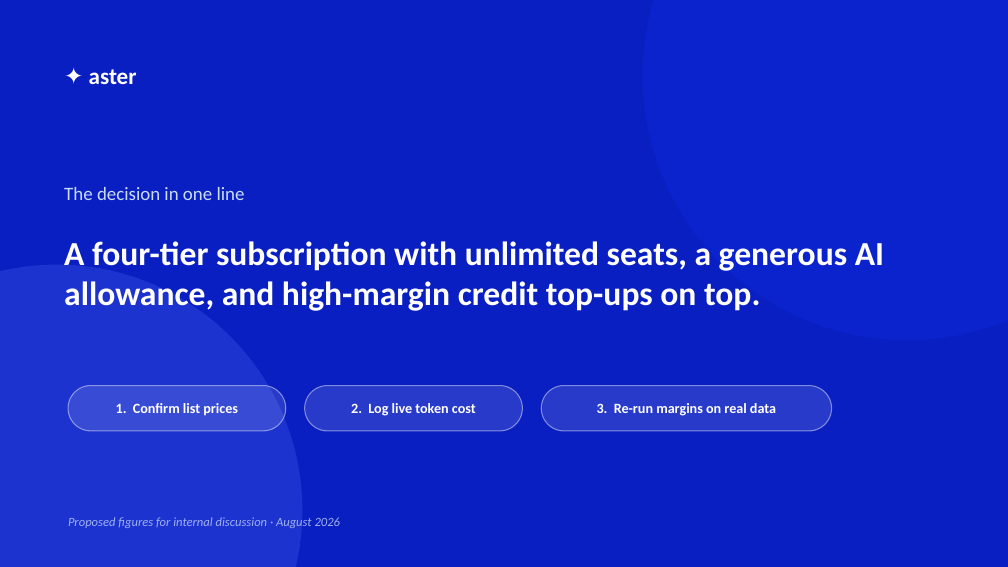
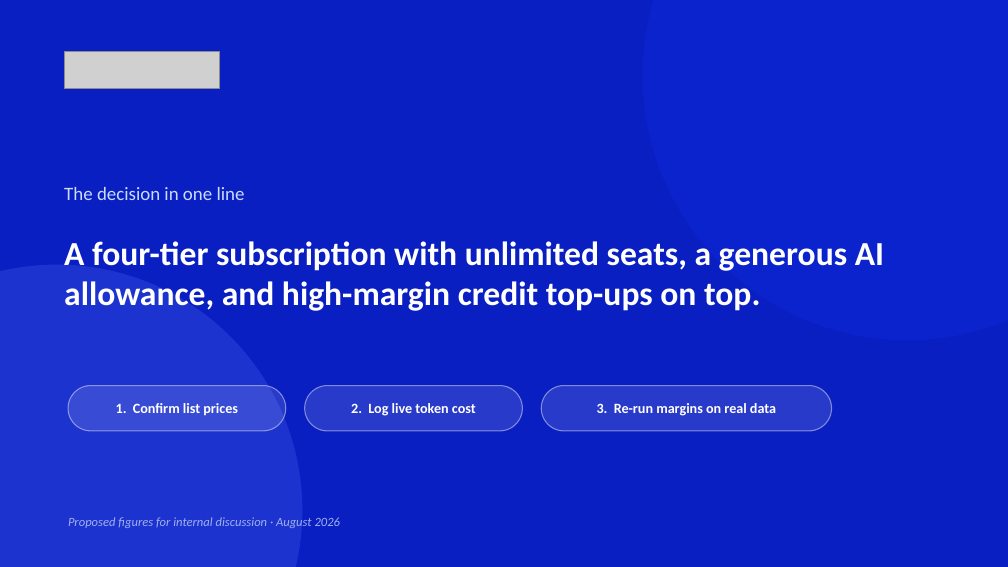
Before and after one commit to shahramly83/aster, a slide deck: slide 14 of docs/aster-pricing-cfo.pptx. Drawn at 1008x567 pixels with LibreOffice and Linux fonts; fonts in the diff are those of the drawing; grey boxes stand for pictures. Boxes give left, top, right and bottom in pixels: in the first picture for what was removed or moved away, otherwise in the second. Text is boxed around its words. In the diff, an @@ line names an element or a change of style, - is before the commit and + after.

```diff
--- a/docs/aster-pricing-cfo.pptx
+++ b/docs/aster-pricing-cfo.pptx
@@ picture added at (64, 51, 219, 89) @@
@@ text removed at (89, 69, 137, 84) @@
-✦ aster
```
Also in this commit, not shown: 1 other slide changed.
